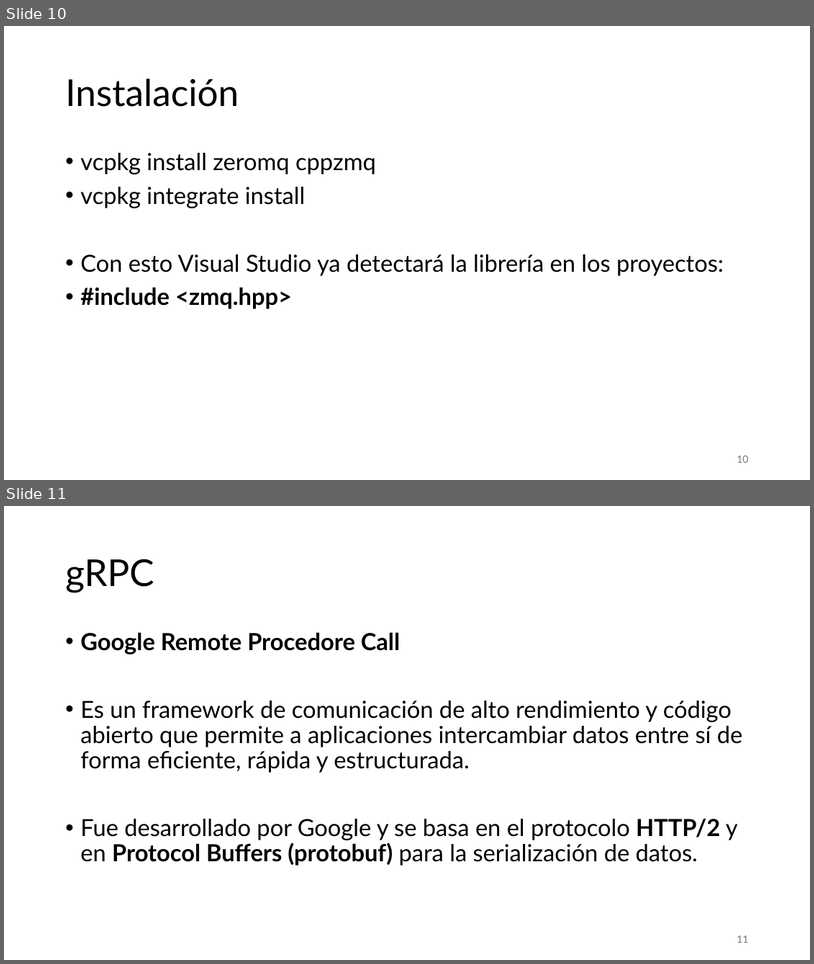
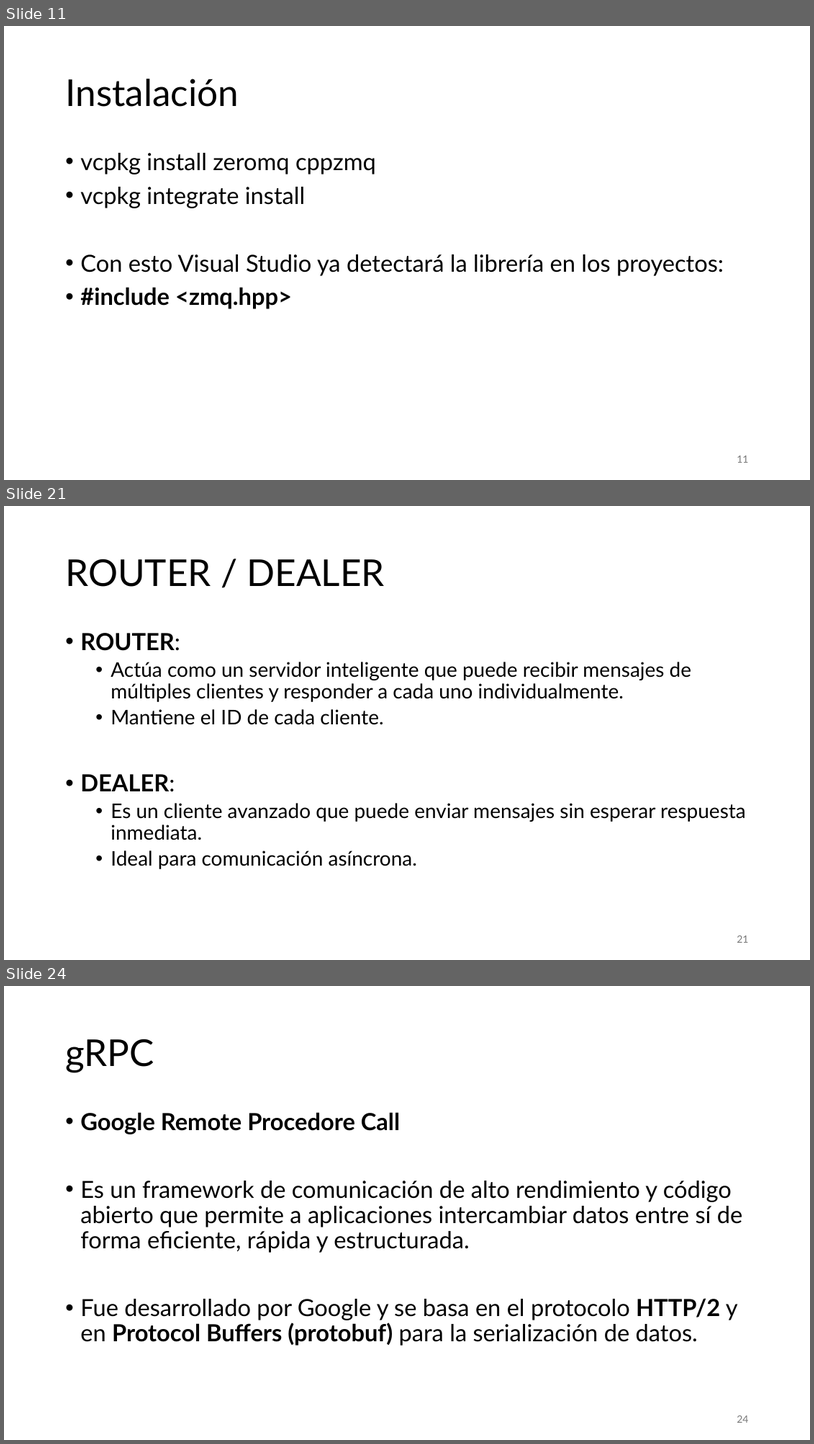
Before and after one commit to aldebarran22/CURSO_CPP_SERVICIOS_30H, a slide deck: doc/3_Comunicacion_microservicios_C++.pptx. Shown one above the other, each under a label of ours: slides 10 and 11 before the commit, slides 11, 21 and 24 after it; the slides between them are not shown. The pictures are 814x964 and 814x1444 pixels, drawn with LibreOffice and Linux fonts; fonts in the diff are those of the drawing. Boxes give left, top, right and bottom in pixels: in the first picture for what was removed or moved away, otherwise in the second. Text is boxed around its words. In the diff, an @@ line names an element or a change of style, - is before the commit and + after.

```diff
--- a/doc/3_Comunicacion_microservicios_C++.pptx
+++ b/doc/3_Comunicacion_microservicios_C++.pptx
@@ slide 21 added at (x1=4, y1=506, x2=810, y2=960), background #FFFFFF @@
@@ title added at (x1=65, y1=559, x2=385, y2=587), 44 pt, text #000000 @@
+ROUTER / DEALER
@@ text added at (x1=80, y1=633, x2=746, y2=869), 24 pt, text #000000 @@
+• ROUTER:
+  • Actúa como un servidor inteligente que puede recibir mensajes de múltiples clientes y responder a cada uno individualmente.
+  • Mantiene el ID de cada cliente.
+• DEALER:
+  • Es un cliente avanzado que puede enviar mensajes sin esperar respuesta inmediata.
+  • Ideal para comunicación asíncrona.
@@ page number added at (x1=737, y1=935, x2=748, y2=942), 12 pt, text #797979 @@
+21
@@ what was slide 10 is now slide 11 @@
@@ page number at (x1=737, y1=455, x2=748, y2=462): text changed @@
-10
+11
@@ what was slide 11 is now slide 24 @@
@@ page number at (x1=737, y1=1415, x2=748, y2=1422): text changed @@
-11
+24
```
Also in this commit, not shown: 3 slides changed, 14 other slides added, 31 other files.
